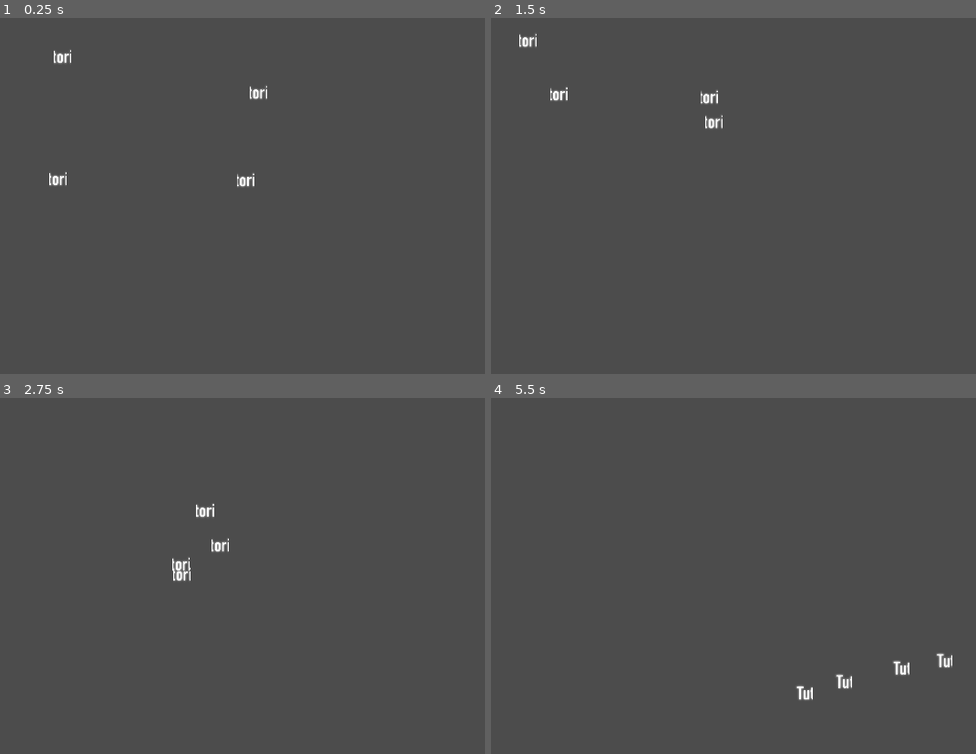
Above: before the commit, frames 1-4 (two rows, left to right).
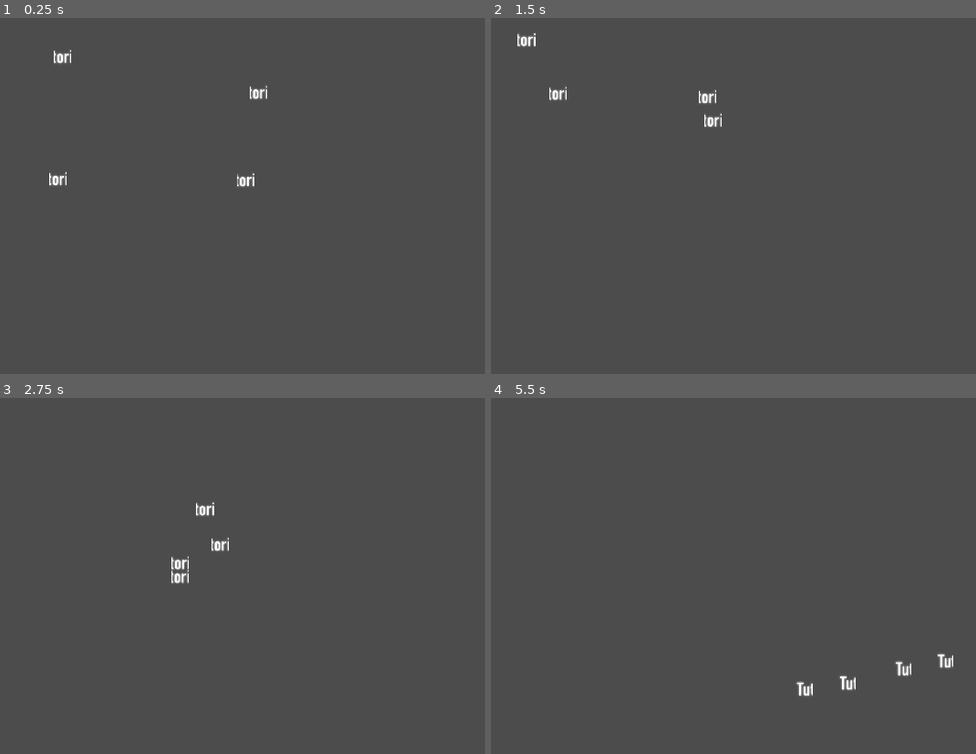
Above: after the commit, the same moments.

Repository: alpacanumerals/Boss-Rush
Game: Godot game, scene res://Gameplay.tscn
Two runs of this game, one before a commit and one after it. Both use one fixed random seed, a clock stepped at 60 frames per second and the inputs below. This scene is started directly instead of the project's main scene.
Inputs (mouse positions are in pixels of both pictures, inside the frame that each line leads up to):
- Up to frame 1 (0.25 s): no input
- Up to frame 2 (1.5 s): move the mouse to (879, 156) at 0.52 s; hold Right (ui_right) 0.53-1.28 s; move the mouse to (573, 199) at 1.27 s; hold Left (ui_left) from 1.28 s (still down)
- Up to frame 3 (2.75 s): move the mouse to (300, 469) at 2.02 s; release Left (ui_left) at 2.03 s; hold Right (ui_right) from 2.03 s (still down)
- Up to frame 4 (5.5 s): move the mouse to (685, 640) at 2.77 s; move the mouse to (937, 618) at 3.52 s; release Right (ui_right) at 3.53 s; hold Left (ui_left) from 3.53 s (still down); move the mouse to (500, 497) at 4.27 s; move the mouse to (757, 558) at 5.02 s

The runs differ from the first frame. In frame 2, 0.4% of the frame differs, in the area x 5-48%, y 4-32%; in frame 3, 0.3%; in frame 4, 0.4%, in the area x 62-96%, y 71-85%.

Commit message:
speed floor

Diff:
--- a/drone.gd
+++ b/drone.gd
@@ -22,6 +22,8 @@
 
 func get_drag_vector(velocity):
     var speed = velocity.length()
+    if speed < 200:
+        return Vector2(0, 0)
     var drag = speed * speed * resistance
     var drag_vector = -1 * velocity.normalized() * drag
     return drag_vector
